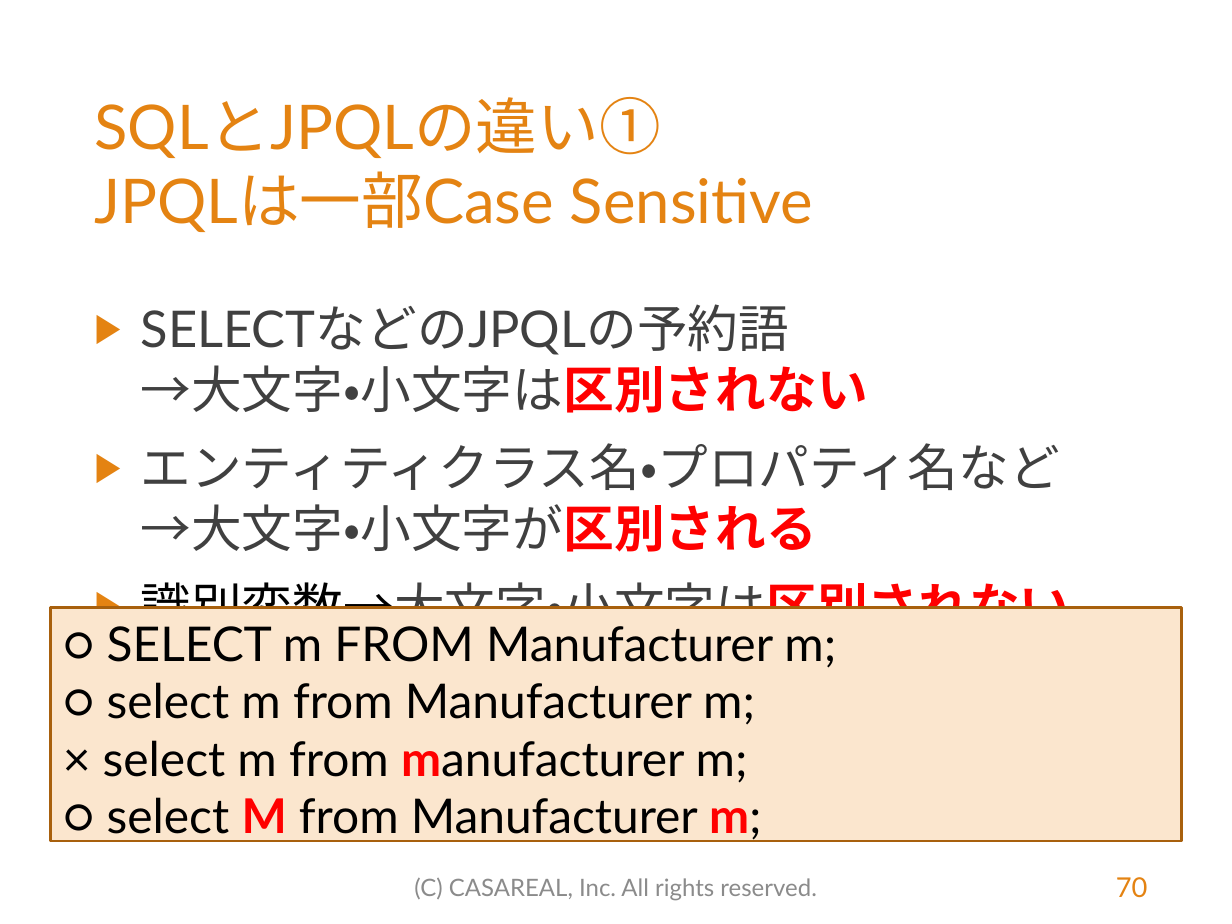
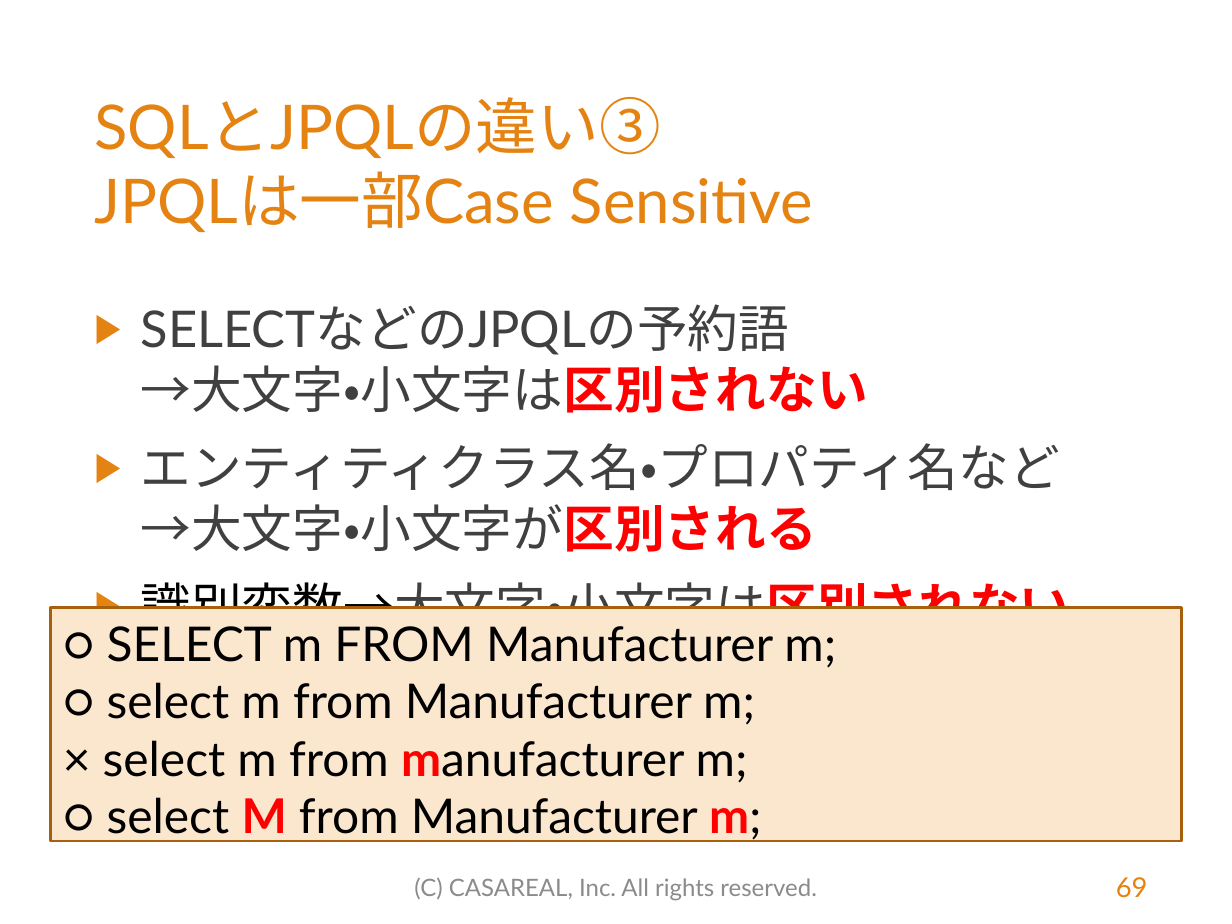
Before and after one commit to MasatoshiTada/hamaru-jpa-light, a slide deck: slide 69 of src/main/resources/はまる！JPA（初学者向けライト版）.pptx (slide 70 before the commit). Drawn at 1232x924 pixels with LibreOffice and Linux fonts; fonts in the diff are those of the drawing; background and template pictures are left out. Boxes give left, top, right and bottom in pixels: in the first picture for what was removed or moved away, otherwise in the second. Text is boxed around its words. In the diff, an @@ line names an element or a change of style, - is before the commit and + after.

```diff
--- a/src/main/resources/はまる！JPA（初学者向けライト版）.pptx
+++ b/src/main/resources/はまる！JPA（初学者向けライト版）.pptx
@@ title at <box>94,97,813,232</box>: text changed @@
-SQLとJPQLの違い①
-JPQLは一部Case Sensitive
+SQLとJPQLの違い③
+JPQLは一部Case Sensitive
@@ page number at <box>1116,877,1148,898</box>: text changed @@
-70
+69
```
Also in this commit, not shown: 24 other slides changed, 5 slides removed, 3 other files.
